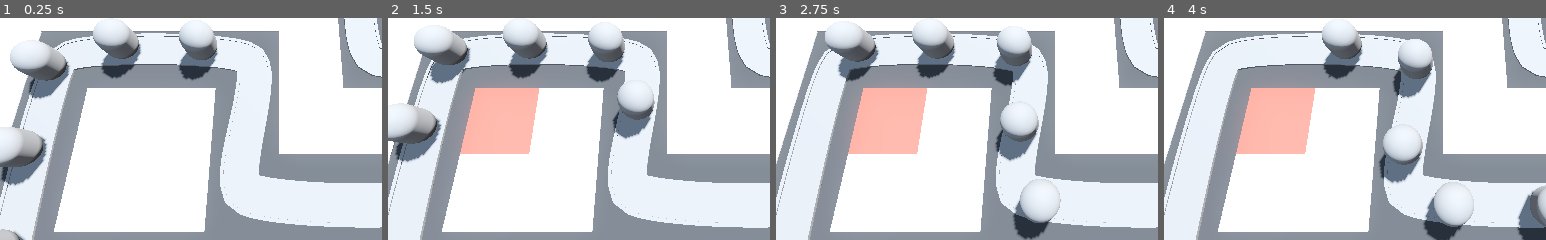
Above: before the commit, frames 1-4 (left to right).
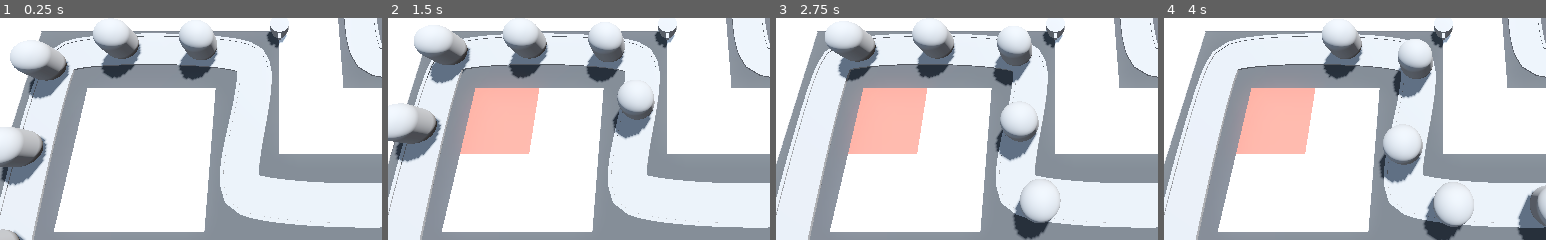
Above: after the commit, the same moments.

Repository: DTNevaeha/TD_Game
Game: Godot game, scene res://BaseLevel.tscn
Two runs of this game, one before a commit and one after it. Both use one fixed random seed, a clock stepped at 60 frames per second and the inputs below.
Inputs (mouse positions are % of the whole screen's width and height, from its top left):
- Up to frame 1 (0.25 s): no input
- Up to frame 2 (1.5 s): move the mouse to (73, 44) at 0.52 s; click (73, 44) at 0.6 s; move the mouse to (29, 54) at 1.27 s; click (29, 54) at 1.35 s
- Up to frame 3 (2.75 s): move the mouse to (60, 27) at 2.02 s; click (60, 27) at 2.1 s
- Up to frame 4 (4 s): move the mouse to (45, 70) at 2.77 s; click (45, 70) at 2.85 s; move the mouse to (81, 65) at 3.52 s; click (81, 65) at 3.6 s
The pictures show only the part of the screen within x 13-63%, y 36-86%; the shares and areas given below are measured in that part.

The runs differ from the first frame. In frame 1, 0.3% of the frame differs, in the area x 69-76%, y 3-14%; in frame 2, 0.3%; in frame 3, 0.3%; in frame 4, 0.3%.

Commit message:
Added turrets that can be added as children

Diff:
--- a/BaseLevel.tscn
+++ b/BaseLevel.tscn
@@ -1,9 +1,11 @@
-[gd_scene load_steps=10 format=3 uid="uid://c5cxdew1fk03r"]
+[gd_scene load_steps=12 format=3 uid="uid://c5cxdew1fk03r"]
 
 [ext_resource type="PackedScene" uid="uid://ycolhmqqt3pv" path="res://RayPickerCamera/ray_picker_camera.tscn" id="1_kc06i"]
 [ext_resource type="MeshLibrary" uid="uid://ckkxjo3ix7p35" path="res://MeshLibraries/SpaceLibraries.tres" id="1_q0ql3"]
 [ext_resource type="PackedScene" uid="uid://b8nhsajj7xnnv" path="res://Enemy/enemy.tscn" id="2_ay0h6"]
 [ext_resource type="PackedScene" uid="uid://d0kibjiwk3lrp" path="res://Base/base.tscn" id="3_qgggh"]
+[ext_resource type="Script" path="res://TurretManager.gd" id="5_3if2y"]
+[ext_resource type="PackedScene" uid="uid://c1j6xn8dx5df5" path="res://Turret/turret.tscn" id="6_2dxod"]
 
 [sub_resource type="ProceduralSkyMaterial" id="ProceduralSkyMaterial_w541m"]
 sky_horizon_color = Color(0.64625, 0.65575, 0.67075, 1)
@@ -116,3 +118,7 @@
 
 [node name="Base" parent="." instance=ExtResource("3_qgggh")]
 transform = Transform3D(1, 0, 0, 0, 1, 0, 0, 0, 1, 6, 0, -7)
+
+[node name="TurretManager" type="Node3D" parent="."]
+script = ExtResource("5_3if2y")
+turret = ExtResource("6_2dxod")
--- /dev/null
+++ b/Turret/turret.tscn
@@ -0,0 +1,26 @@
+[gd_scene load_steps=4 format=3 uid="uid://c1j6xn8dx5df5"]
+
+[sub_resource type="CylinderMesh" id="CylinderMesh_dhoyf"]
+height = 1.0
+
+[sub_resource type="CylinderMesh" id="CylinderMesh_5oaj0"]
+top_radius = 0.6
+bottom_radius = 0.6
+height = 0.6
+
+[sub_resource type="BoxMesh" id="BoxMesh_iu4n4"]
+size = Vector3(0.2, 0.2, 0.5)
+
+[node name="Turret" type="Node3D"]
+
+[node name="TurretBase" type="MeshInstance3D" parent="."]
+transform = Transform3D(1, 0, 0, 0, 1, 0, 0, 0, 1, 0, 0.5, 0)
+mesh = SubResource("CylinderMesh_dhoyf")
+
+[node name="TurretTop" type="MeshInstance3D" parent="TurretBase"]
+transform = Transform3D(1, 0, 0, 0, 1, 0, 0, 0, 1, 0, 0.3, 0)
+mesh = SubResource("CylinderMesh_5oaj0")
+
+[node name="TurretGun" type="MeshInstance3D" parent="TurretBase"]
+transform = Transform3D(1, 0, 0, 0, 1, 0, 0, 0, 1, 0, 0.3, 0.695)
+mesh = SubResource("BoxMesh_iu4n4")
--- /dev/null
+++ b/TurretManager.gd
@@ -0,0 +1,8 @@
+extends Node3D
+
+@export var turret: PackedScene
+
+
+func _ready() -> void:
+	var new_turret = turret.instantiate()
+	add_child(new_turret)
